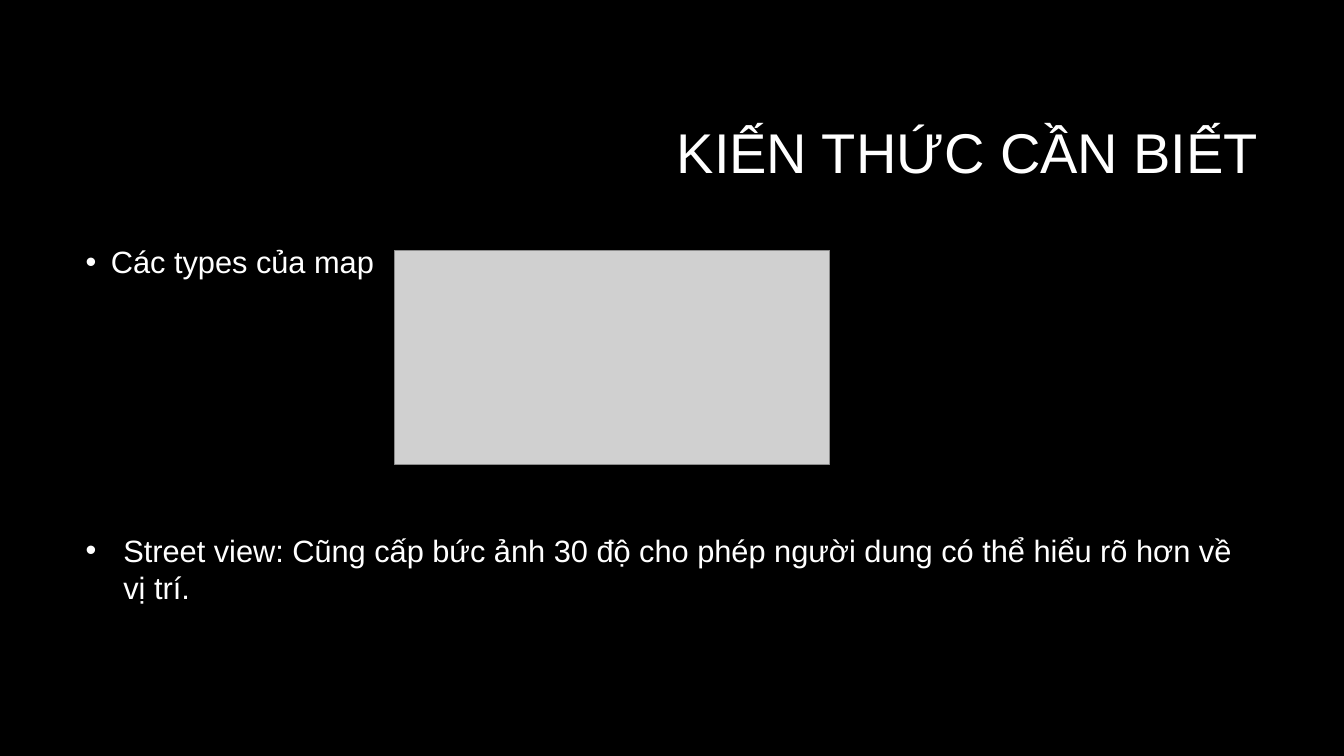
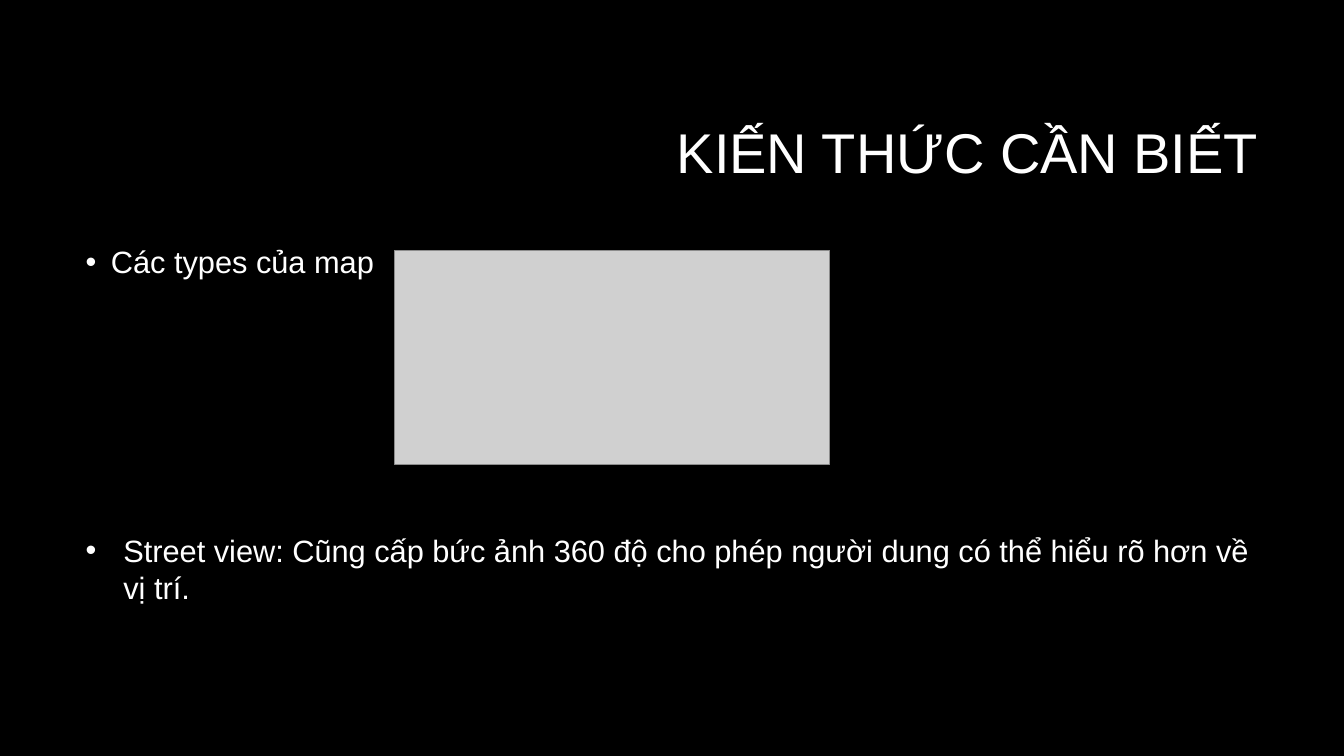
Before and after one commit to tubeobeotu/Techmaster_SampleIOS, a slide deck: slide 6 of GoogleMap/GoogleMap.pptx. Drawn at 1344x756 pixels with LibreOffice and Linux fonts; fonts in the diff are those of the drawing; grey boxes stand for pictures; background and template pictures are left out. Boxes give left, top, right and bottom in pixels: in the first picture for what was removed or moved away, otherwise in the second. Text is boxed around its words. In the diff, an @@ line names an element or a change of style, - is before the commit and + after.

```diff
--- a/GoogleMap/GoogleMap.pptx
+++ b/GoogleMap/GoogleMap.pptx
@@ text at <box>123,537,1248,604</box>: text changed @@
-• Street view: Cũng cấp bức ảnh 30 độ cho phép người dung có thể hiểu rõ hơn về vị trí.
+• Street view: Cũng cấp bức ảnh 360 độ cho phép người dung có thể hiểu rõ hơn về vị trí.
```
Also in this commit, not shown: 1 other file.
